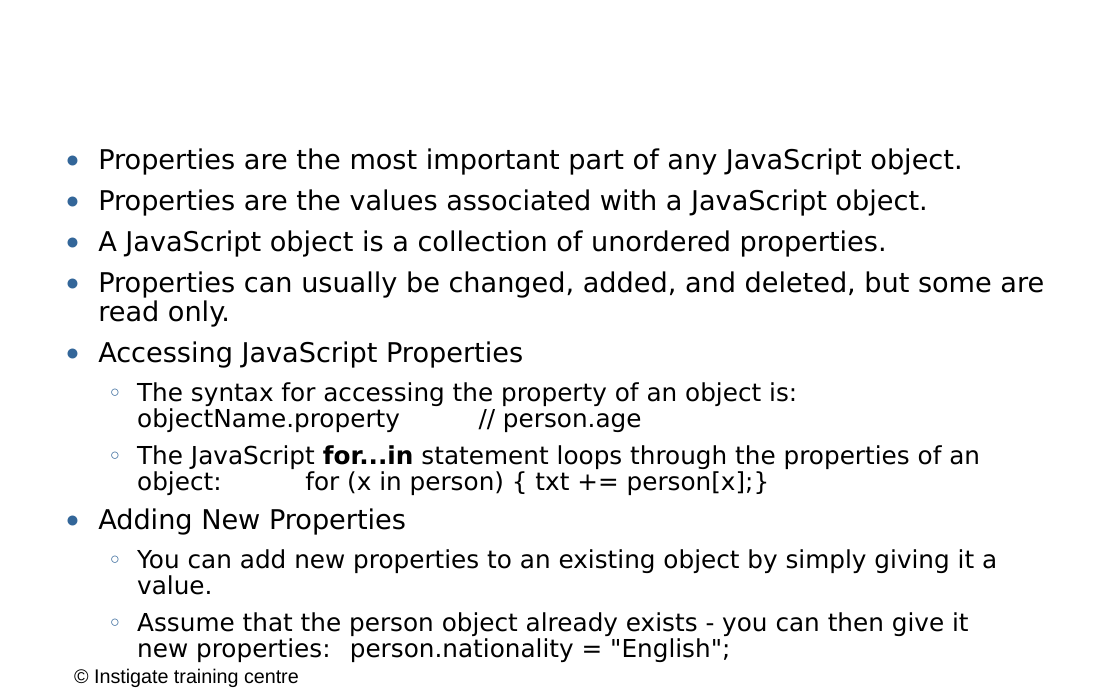
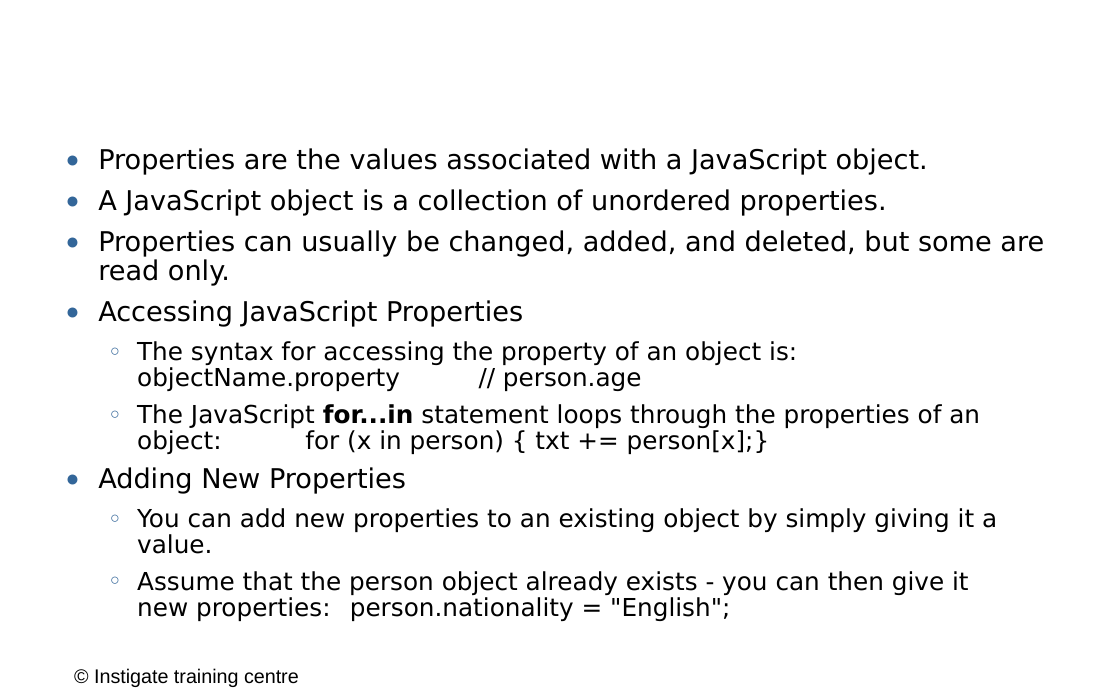
Before and after one commit to ITC-Vanadzor/ITC-7, a slide deck: slide 8 of Presentations/Javascript/4_objects_functions.odp. Drawn at 1120x700 pixels with LibreOffice and Linux fonts; fonts in the diff are those of the drawing; background and template pictures are left out. Boxes give left, top, right and bottom in pixels: in the first picture for what was removed or moved away, otherwise in the second. Text is boxed around its words. In the diff, an @@ line names an element or a change of style, - is before the commit and + after.

```diff
--- a/Presentations/Javascript/4_objects_functions.odp
+++ b/Presentations/Javascript/4_objects_functions.odp
@@ text at box(98, 148, 962, 175): paragraph removed @@
-● Properties are the most important part of any JavaScript object.
```
Also in this commit, not shown: 12 other slides changed, 1 slide added, 1 other file.
